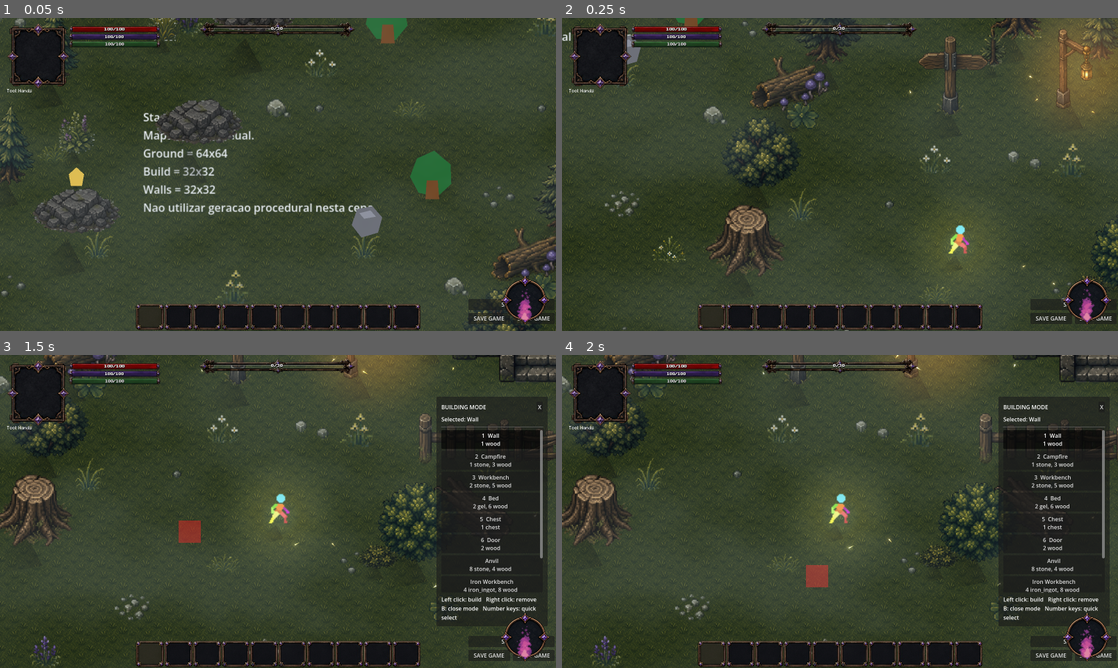
Above: before the commit, frames 1-4 (two rows, left to right).
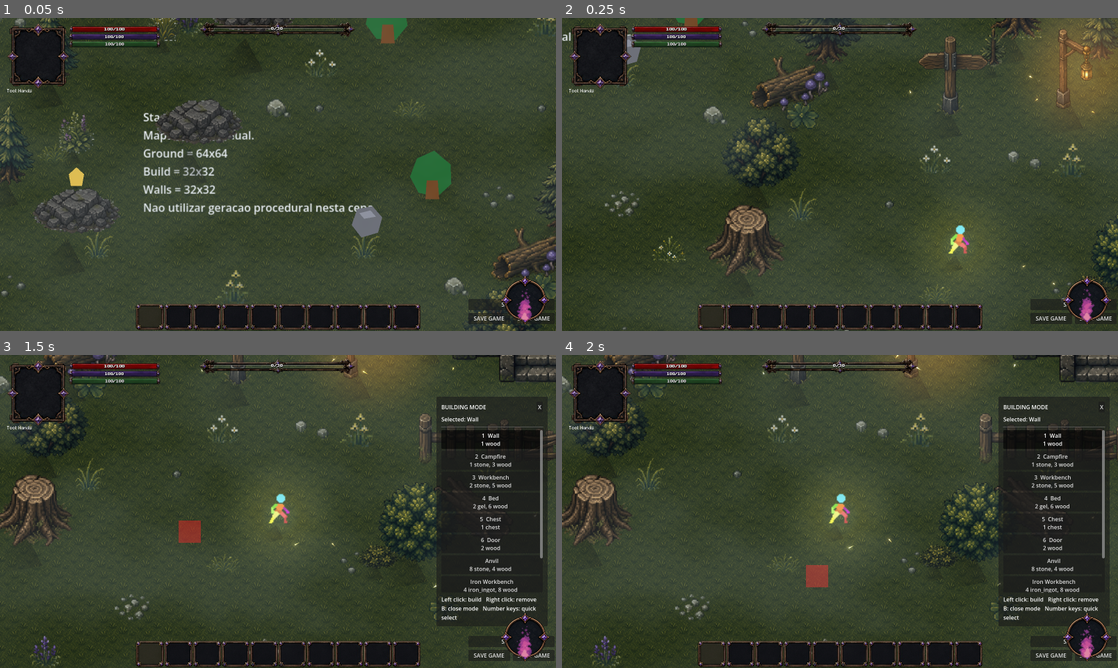
Above: after the commit, the same moments.

Repository: ramonsamagaio/Oathwake-Main
Game: Godot game, scene res://scenes/game/Game.tscn
The game is run twice, just before and just after one commit, with the same random seed, the same clock (stepped at 60 frames per second) and the same inputs. This scene is started directly instead of the project's main scene.
Inputs (mouse positions are in pixels of both pictures, inside the frame that each line leads up to):
- Up to frame 1 (0.05 s): no input
- Up to frame 2 (0.25 s): no input
- Up to frame 3 (1.5 s): tap Enter at 0.5 s; move the mouse to (400, 495) at 0.52 s; hold D 0.53-1.25 s; tap B at 0.6 s; click (400, 495) at 0.67 s; tap Space at 0.77 s; drag from (166, 527) to (250, 574) at 1.27 s
- Up to frame 4 (2 s): no input

The runs differ from the first frame. In frame 1, 0.3% of the frame differs, in the area x 0-100%, y 0-100%; in frame 2, 0.2%; in frame 3, 0.1%; in frame 4, 0.1%.

Commit message:
Drive world grading and selective bloom from content

Diff:
--- a/scripts/effects/ScreenEffects.gd
+++ b/scripts/effects/ScreenEffects.gd
@@ -7,17 +7,41 @@
 @onready var speed_lines: ColorRect = $SpeedLines
 
 var _dash_tween: Tween
+var _post_processing_config: Dictionary = {}
+var _night_strength := 0.0
+var _last_applied_night_strength := -1.0
 
 
 func _ready() -> void:
 	add_to_group("screen_effects")
+	add_to_group("world_post_process")
+	_reload_post_processing_config()
+	_connect_content_reload()
 	_sync_settings()
 	if speed_lines != null:
 		speed_lines.visible = false
 		speed_lines.modulate.a = 0.0
+	set_process(true)
+
+
+func _process(_delta: float) -> void:
+	var cycle := get_tree().get_first_node_in_group("day_night_cycle")
+	var target_strength := 0.0
+	if cycle != null and cycle.has_method("get_night_strength"):
+		target_strength = clampf(float(cycle.call("get_night_strength")), 0.0, 1.0)
+	set_day_night_strength(target_strength)
+
+
+func set_day_night_strength(strength: float) -> void:
+	_night_strength = clampf(strength, 0.0, 1.0)
+	if absf(_night_strength - _last_applied_night_strength) < 0.001:
+		return
+	_last_applied_night_strength = _night_strength
+	_sync_dynamic_grading()
 
 
 func refresh_from_settings() -> void:
+	_reload_post_processing_config()
 	_sync_settings()
 
 
@@ -52,6 +76,33 @@
 	_dash_tween = null
 
 
+func _connect_content_reload() -> void:
+	var content_db := get_node_or_null("/root/ContentDB")
+	if content_db != null and content_db.has_signal("content_reloaded"):
+		var callback := Callable(self, "_on_content_reloaded")
+		if not content_db.content_reloaded.is_connected(callback):
+			content_db.content_reloaded.connect(callback)
+
+
+func _on_content_reloaded() -> void:
+	_reload_post_processing_config()
+	_sync_settings()
+
+
+func _reload_post_processing_config() -> void:
+	_post_processing_config.clear()
+	var content_db := get_node_or_null("/root/ContentDB")
+	if content_db == null or not content_db.has_method("has_vfx_profile") or not content_db.has_vfx_profile("default"):
+		return
+	var profile: Dictionary = content_db.get_vfx_profile("default")
+	var world_value: Variant = profile.get("world_visuals", {})
+	if not (world_value is Dictionary):
+		return
+	var post_value: Variant = (world_value as Dictionary).get("post_processing", {})
+	if post_value is Dictionary:
+		_post_processing_config = (post_value as Dictionary).duplicate(true)
+
+
 func _sync_settings() -> void:
 	if not is_node_ready() or settings == null:
 		return
@@ -83,21 +134,61 @@
 	if gaussian_glow == null:
 		return
 	gaussian_glow.color = Color(0.0, 0.0, 0.0, 0.0)
-	var glow_enabled := bool(settings.get("glow_enabled"))
 	var shader_material := gaussian_glow.material as ShaderMaterial
 	if shader_material == null or shader_material.shader == null:
 		gaussian_glow.visible = false
 		if back_buffer_copy != null:
 			back_buffer_copy.copy_mode = BackBufferCopy.COPY_MODE_DISABLED
 		return
+
+	var bloom_enabled := bool(_post_processing_config.get("bloom_enabled", settings.get("glow_enabled")))
+	var grading_enabled := bool(_post_processing_config.get("grading_enabled", settings.get("grading_enabled")))
+	var effects_enabled := bloom_enabled or grading_enabled
 	if back_buffer_copy != null:
-		back_buffer_copy.copy_mode = BackBufferCopy.COPY_MODE_VIEWPORT if glow_enabled else BackBufferCopy.COPY_MODE_DISABLED
-	gaussian_glow.visible = glow_enabled
-	shader_material.set_shader_parameter("enabled", glow_enabled)
-	shader_material.set_shader_parameter("bloom_threshold", float(settings.get("bloom_threshold")))
-	shader_material.set_shader_parameter("bloom_intensity", float(settings.get("bloom_intensity")))
-	shader_material.set_shader_parameter("blur_iterations", int(settings.get("blur_iterations")))
-	shader_material.set_shader_parameter("blur_size", float(settings.get("blur_size")))
-	shader_material.set_shader_parameter("blur_subdivisions", int(settings.get("blur_subdivisions")))
-	shader_material.set_shader_parameter("mix_amount", float(settings.get("glow_mix_amount")))
-	shader_material.set_shader_parameter("colored_glow_boost", float(settings.get("colored_glow_boost")))
+		back_buffer_copy.copy_mode = BackBufferCopy.COPY_MODE_VIEWPORT if effects_enabled else BackBufferCopy.COPY_MODE_DISABLED
+	gaussian_glow.visible = effects_enabled
+	shader_material.set_shader_parameter("enabled", effects_enabled)
+	shader_material.set_shader_parameter("bloom_enabled", bloom_enabled)
+	shader_material.set_shader_parameter("selective_bloom_enabled", bool(_post_processing_config.get("selective_bloom_enabled", settings.get("selective_bloom_enabled"))))
+	shader_material.set_shader_parameter("bloom_threshold", _float_setting("bloom_threshold"))
+	shader_material.set_shader_parameter("bloom_intensity", _float_setting("bloom_intensity"))
+	shader_material.set_shader_parameter("blur_iterations", int(_post_processing_config.get("blur_iterations", settings.get("blur_iterations"))))
+	shader_material.set_shader_parameter("blur_size", _float_setting("blur_size"))
+	shader_material.set_shader_parameter("blur_subdivisions", int(_post_processing_config.get("blur_subdivisions", settings.get("blur_subdivisions"))))
+	shader_material.set_shader_parameter("mix_amount", _float_setting("glow_mix_amount"))
+	shader_material.set_shader_parameter("colored_glow_boost", _float_setting("colored_glow_boost"))
+	shader_material.set_shader_parameter("emissive_chroma_threshold", _float_setting("emissive_chroma_threshold"))
+	shader_material.set_shader_parameter("emissive_luminance_threshold", _float_setting("emissive_luminance_threshold"))
+	shader_material.set_shader_parameter("neutral_suppression", _float_setting("neutral_suppression"))
+	shader_material.set_shader_parameter("warm_emissive_boost", _float_setting("warm_emissive_boost"))
+	shader_material.set_shader_parameter("grading_enabled", grading_enabled)
+	shader_material.set_shader_parameter("day_tint", _color_setting("day_tint"))
+	shader_material.set_shader_parameter("night_tint", _color_setting("night_tint"))
+	shader_material.set_shader_parameter("day_saturation", _float_setting("day_saturation"))
+	shader_material.set_shader_parameter("night_saturation", _float_setting("night_saturation"))
+	shader_material.set_shader_parameter("day_contrast", _float_setting("day_contrast"))
+	shader_material.set_shader_parameter("night_contrast", _float_setting("night_contrast"))
+	shader_material.set_shader_parameter("day_brightness", _float_setting("day_brightness"))
+	shader_material.set_shader_parameter("night_brightness", _float_setting("night_brightness"))
+	shader_material.set_shader_parameter("warm_light_preservation", _float_setting("warm_light_preservation"))
+	shader_material.set_shader_parameter("night_shadow_lift", _float_setting("night_shadow_lift"))
+	shader_material.set_shader_parameter("night_cool_shadow_strength", _float_setting("night_cool_shadow_strength"))
+	_sync_dynamic_grading()
+
+
+func _sync_dynamic_grading() -> void:
+	if gaussian_glow == null or not (gaussian_glow.material is ShaderMaterial):
+		return
+	(gaussian_glow.material as ShaderMaterial).set_shader_parameter("night_strength", _night_strength)
+
+
+func _float_setting(key: String) -> float:
+	return float(_post_processing_config.get(key, settings.get(key)))
+
+
+func _color_setting(key: String) -> Color:
+	var fallback: Variant = settings.get(key)
+	var value: Variant = _post_processing_config.get(key, fallback)
+	if value is Color:
+		return value
+	return Color.from_string(str(value), fallback as Color)
